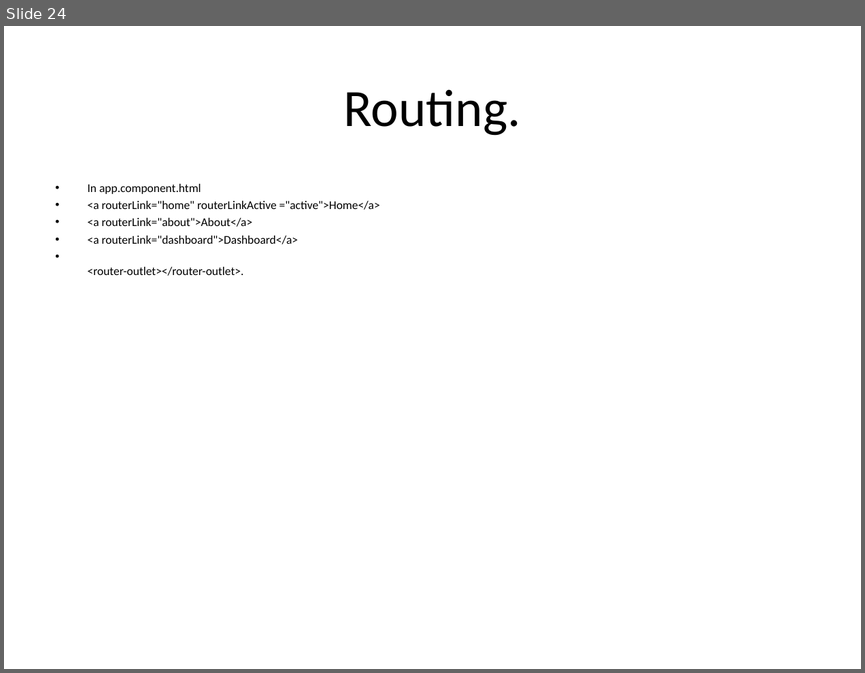
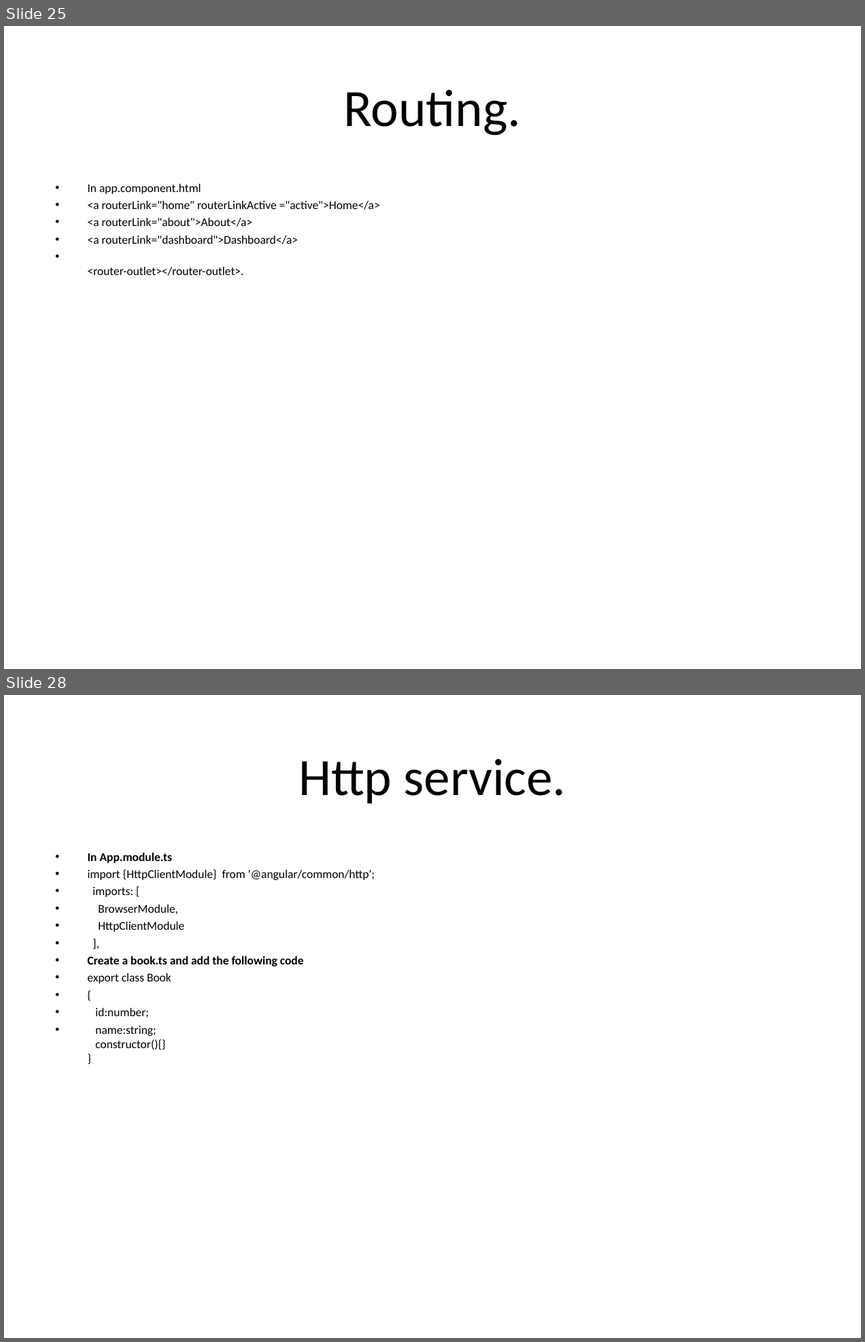
Before and after one commit to kcharankumar/DBS_Charan, a slide deck: Angular/Angular.ppt. Shown one above the other, each under a label of ours: slide 24 before the commit, slides 25 and 28 after it; the slides between them are not shown. The pictures are 865x673 and 865x1342 pixels, drawn with LibreOffice and Linux fonts; fonts in the diff are those of the drawing. Boxes give left, top, right and bottom in pixels: in the first picture for what was removed or moved away, otherwise in the second. Text is boxed around its words. In the diff, an @@ line names an element or a change of style, - is before the commit and + after.

```diff
--- a/Angular/Angular.ppt
+++ b/Angular/Angular.ppt
@@ slide 28 added at (4, 695, 861, 1338), background #FFFFFF @@
@@ title added at (298, 759, 566, 804), 44 pt, text #000000 @@
+Http service.
@@ text added at (88, 852, 375, 1050), 10 pt, text #000000 @@
+• In App.module.ts
+• import {HttpClientModule} from '@angular/common/http';
+• imports: [
+• BrowserModule,
+• HttpClientModule
+• ],
+• Create a book.ts and add the following code
+• export class Book
+• {
+• id:number;
+• name:string;
+  constructor(){}
+  }
@@ what was slide 24 is now slide 25 @@
```
Also in this commit, not shown: 5 other slides added.
